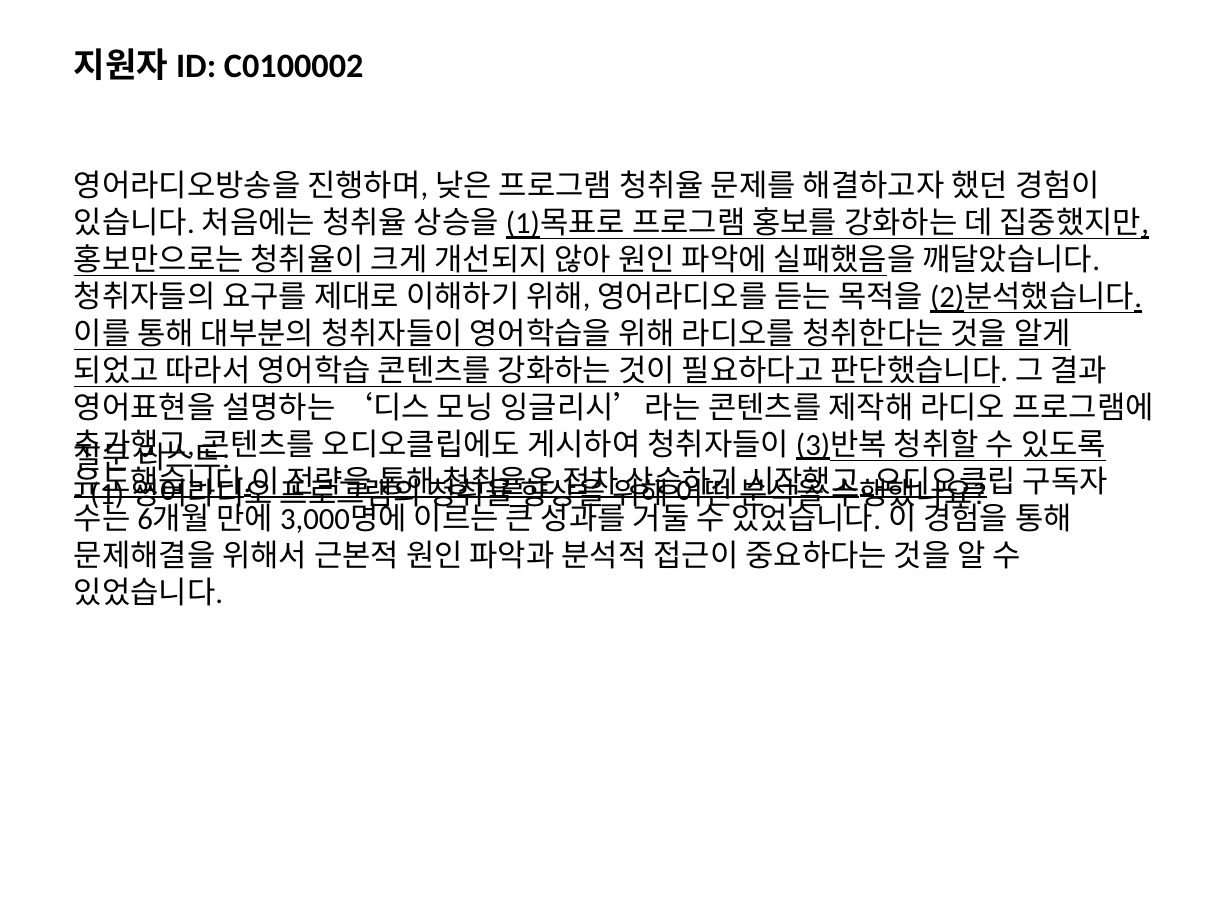
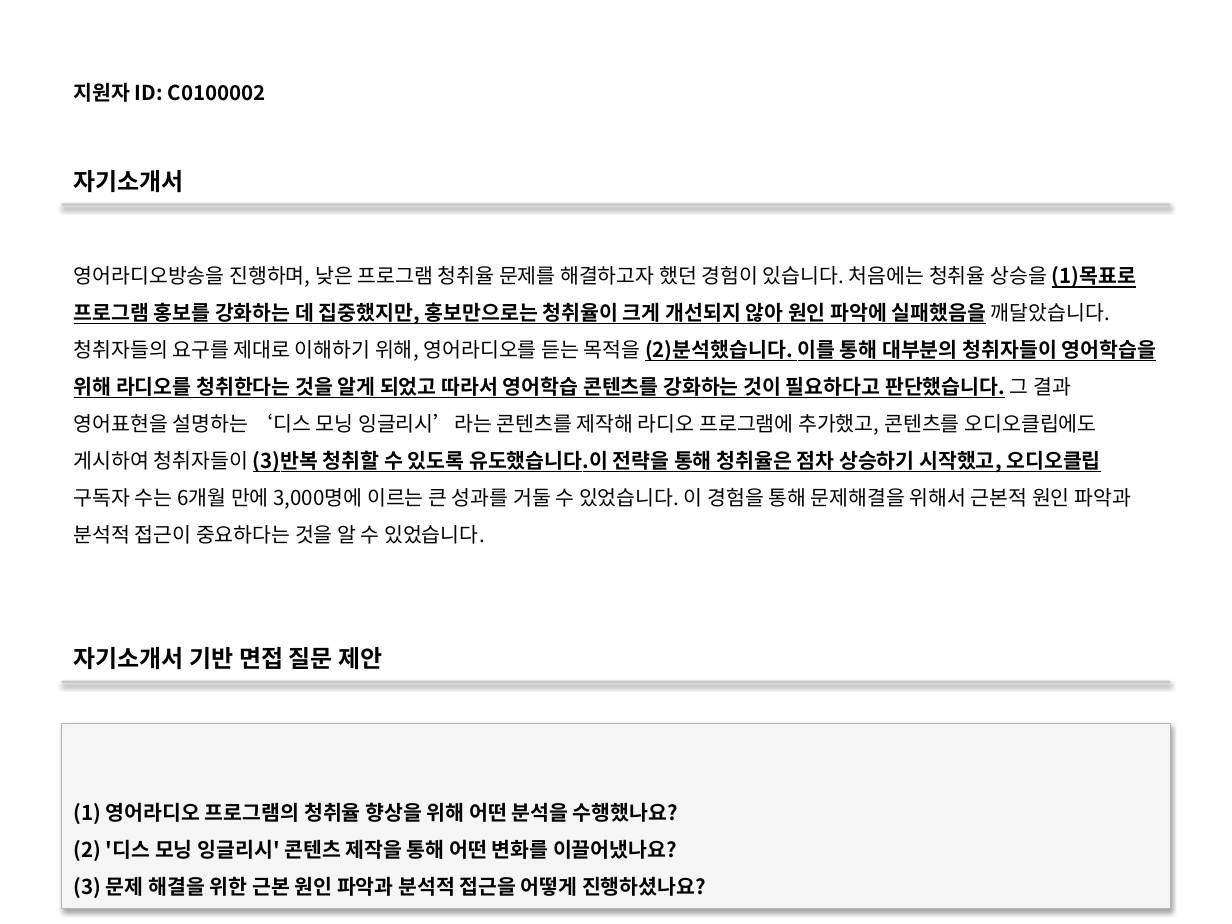
Before and after one commit to DaeGul2/isbr-auto-questionnaire, a slide deck: slide 6 of ppt_auto/test.pptx (slide 7 before the commit). Drawn at 1232x924 pixels with LibreOffice and Linux fonts; fonts in the diff are those of the drawing. Boxes give left, top, right and bottom in pixels: in the first picture for what was removed or moved away, otherwise in the second. Text is boxed around its words. In the diff, an @@ line names an element or a change of style, - is before the commit and + after.

```diff
--- a/ppt_auto/test.pptx
+++ b/ppt_auto/test.pptx
@@ text "지원자 ID: C0100002" at [74, 82, 266, 102]: size 20 to 12 pt, font Calibri to Noto Sans CJK KR @@
@@ text added at [74, 170, 184, 192], 14 pt, text #000000, bold @@
+자기소개서
@@ text "영어라디오방송을 진행하며, 낮은 프로그램 청취율 ...": place and size @@
-text "영어라디오방송을 진행하며, 낮은 프로그램 청취율 ..." at [74, 170, 1154, 606]
+text "영어라디오방송을 진행하며, 낮은 프로그램 청취율 ..." at [74, 266, 1156, 509]
@@ text "영어라디오방송을 진행하며, 낮은 프로그램 청취율 ..." at [74, 266, 1156, 509]: size 18 to 12 pt, font Calibri to Noto Sans CJK KR; bold on in "(1)목표로 프로그램 홍보를 강화하는 데 집중했지만, 홍보만으로는 ..."; underline on in "실패했음을 판단했습니다. 오디오클립"; line spacing 1 to 1.5; more space between paragraphs @@
@@ rectangle added at [62, 203, 1170, 206], fill #C8C8C8 @@
@@ text removed at [74, 436, 987, 513] @@
-질문 리스트:
-- (1) 영어라디오 프로그램의 청취율 향상을 위해 어떤 분석을 수행했나요?
@@ text added at [74, 647, 382, 669], 14 pt, text #000000, bold @@
+자기소개서 기반 면접 질문 제안
@@ rectangle added at [62, 681, 1170, 684], fill #C8C8C8 @@
@@ rectangle added at [62, 724, 1170, 909], fill #F5F5F5, outline #B4B4B4 0.75 pt, 12 pt, text #000000, bold @@
+(1) 영어라디오 프로그램의 청취율 향상을 위해 어떤 분석을 수행했나요?
+(2) '디스 모닝 잉글리시' 콘텐츠 제작을 통해 어떤 변화를 이끌어냈나요?
+(3) 문제 해결을 위한 근본 원인 파악과 분석적 접근을 어떻게 진행하셨나요?
```
Also in this commit, not shown: 5 other slides changed, 1 slide removed, 2 other files.
